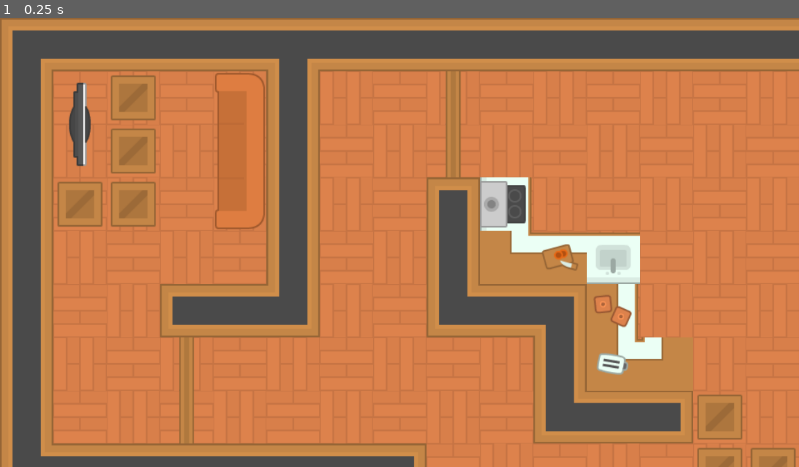
Above: before the commit, frame 1.
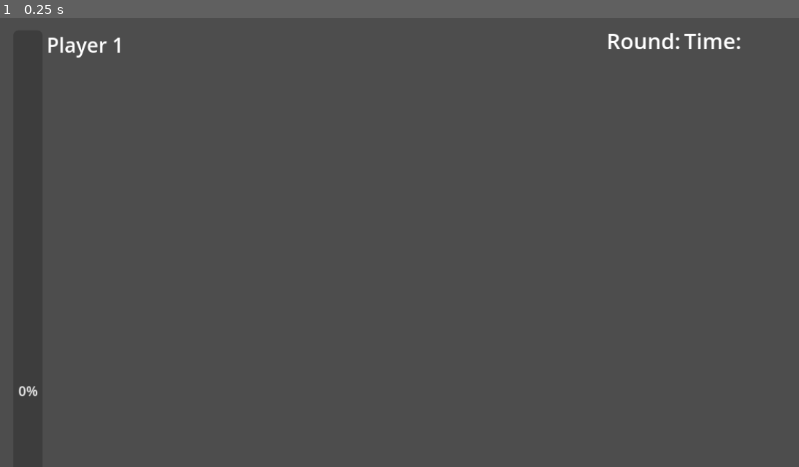
Above: after the commit, the same moment.

Repository: Atajin/couch-commandos
Game: Godot game, scene res://menus/hud.tscn
Same seed, same stepped clock (60 frames per second), same inputs: the game is played once before the commit and once after it. This scene is started directly instead of the project's main scene.
Inputs:
- Up to frame 1 (0.25 s): no input

The runs differ from the first frame. In frame 1, 84% of the frame differs, in the area x 0-100%, y 0-100%.

Commit message:
ajustement

Diff:
--- a/menus/hud.tscn
+++ b/menus/hud.tscn
@@ -1,7 +1,6 @@
-[gd_scene load_steps=5 format=3 uid="uid://ll8w686waxfu"]
+[gd_scene load_steps=4 format=3 uid="uid://ll8w686waxfu"]
 
 [ext_resource type="Texture2D" uid="uid://b1crusyigmk57" path="res://sprites/bullets/bullet_counter_image.png" id="1_32tqc"]
-[ext_resource type="PackedScene" uid="uid://dbv55xpjca5ex" path="res://maps/map_1.tscn" id="1_lb80b"]
 [ext_resource type="Texture2D" uid="uid://cx2mytocwmuud" path="res://sprites/bullets/bullet_counter_image_reverse.png" id="2_64o7r"]
 [ext_resource type="Script" path="res://scripts/health_bar.gd" id="4_4hx82"]
 
@@ -10,14 +9,10 @@
 anchors_preset = 15
 anchor_right = 1.0
 anchor_bottom = 1.0
-offset_left = 62.0
-offset_top = -29.0
-offset_right = 62.0
-offset_bottom = -29.0
+offset_left = 1.0
+offset_right = 1.0
 grow_horizontal = 2
 grow_vertical = 2
-
-[node name="Node2D" parent="." instance=ExtResource("1_lb80b")]
 
 [node name="HBoxContainer" type="HBoxContainer" parent="."]
 layout_mode = 0
@@ -78,28 +73,28 @@
 
 [node name="PlayerName1" type="Label" parent="."]
 layout_mode = 0
-offset_left = 50.0
+offset_left = 55.0
 offset_top = 16.0
-offset_right = 135.0
-offset_bottom = 47.0
+offset_right = 147.0
+offset_bottom = 50.0
 theme_override_font_sizes/font_size = 24
 text = "Player 1"
 
 [node name="PlayerName2" type="Label" parent="."]
 layout_mode = 0
-offset_left = 1457.0
+offset_left = 1452.0
 offset_top = 15.0
-offset_right = 1549.0
+offset_right = 1544.0
 offset_bottom = 49.0
 theme_override_font_sizes/font_size = 24
 text = "Player 2"
 
 [node name="HBoxContainer3" type="HBoxContainer" parent="."]
 layout_mode = 0
-offset_left = 793.0
-offset_top = 9.0
-offset_right = 955.0
-offset_bottom = 49.0
+offset_left = 727.0
+offset_top = 8.0
+offset_right = 889.0
+offset_bottom = 48.0
 
 [node name="Round" type="Label" parent="HBoxContainer3"]
 layout_mode = 2
--- a/menus/ui_health.tscn
+++ b/menus/ui_health.tscn
@@ -1,6 +1,6 @@
 [gd_scene load_steps=3 format=3 uid="uid://dwtqp7otiljq4"]
 
-[ext_resource type="PackedScene" uid="uid://dbv55xpjca5ex" path="res://maps/map_1.tscn" id="1_flomt"]
+[ext_resource type="PackedScene" uid="uid://dbv55xpjca5ex" path="res://scenes/map_1.tscn" id="1_flomt"]
 [ext_resource type="Script" path="res://scripts/health_bar.gd" id="1_pj12e"]
 
 [node name="UiHealth" type="Control"]
